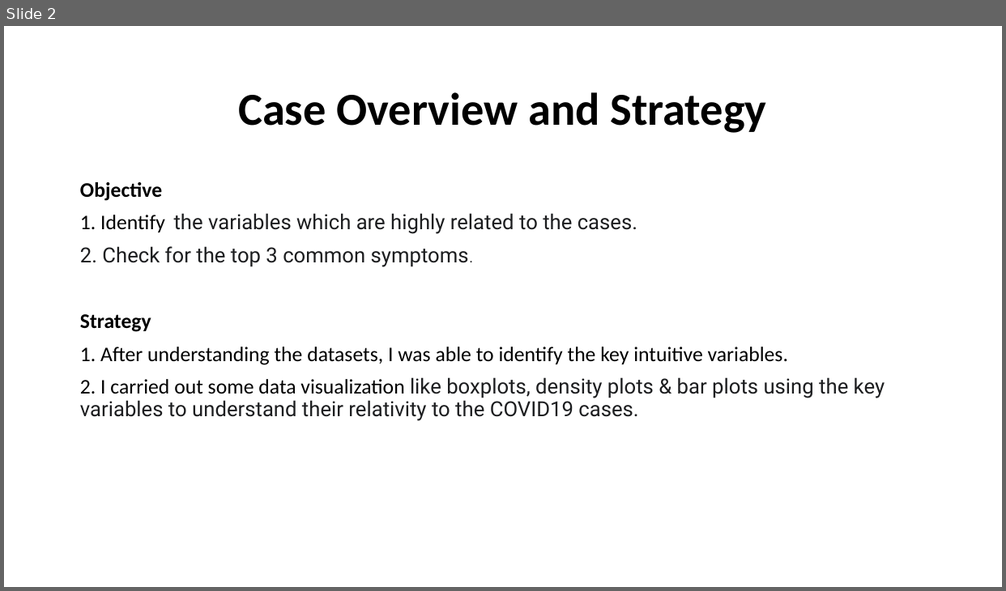
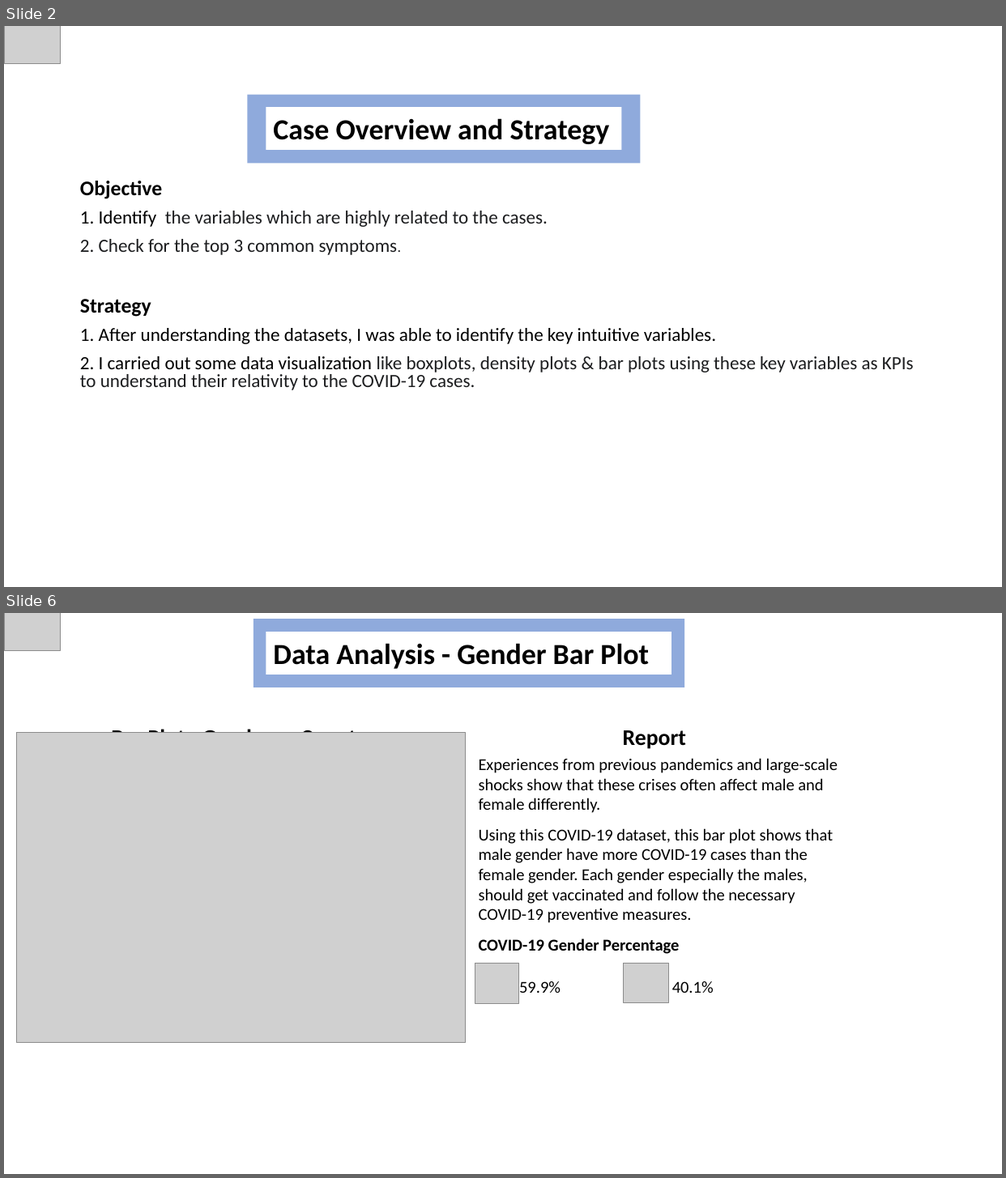
Before and after one commit to SireGift/Exploratory_Data_Analysis_for_COVID19, a slide deck: COVID19_Dataset_Report.pptx. Shown one above the other, each under a label of ours: slide 2 before the commit, slides 2 and 6 after it; the slides between them are not shown. The pictures are 1006x591 and 1006x1178 pixels, drawn with LibreOffice and Linux fonts; fonts in the diff are those of the drawing; grey boxes stand for pictures. Boxes give left, top, right and bottom in pixels: in the first picture for what was removed or moved away, otherwise in the second. Text is boxed around its words. In the diff, an @@ line names an element or a change of style, - is before the commit and + after.

```diff
--- a/COVID19_Dataset_Report.pptx
+++ b/COVID19_Dataset_Report.pptx
@@ slide 6 added at bbox=[4, 613, 1002, 1174], background #FFFFFF @@
@@ picture added at bbox=[4, 613, 60, 650] @@
@@ rectangle added at bbox=[253, 619, 684, 688], fill #8FAADC @@
@@ rectangle added at bbox=[266, 632, 671, 675], fill #FFFFFF, 28 pt, text #000000, bold @@
+Data Analysis - Gender Bar Plot
@@ picture added at bbox=[17, 733, 466, 1043] @@
@@ text added at bbox=[111, 726, 356, 733], 21.6 pt, text #000000, bold @@
+Bar Plot - Gender vs Count
@@ text added at bbox=[623, 730, 686, 749], 21.6 pt, text #000000, bold @@
+Report
@@ text added at bbox=[479, 758, 837, 954], 16 pt, text #000000 @@
+Experiences from previous pandemics and large-scale shocks show that these crises often affect male and female differently.
+Using this COVID-19 dataset, this bar plot shows that male gender have more COVID-19 cases than the female gender. Each gender especially the males, should get vaccinated and follow the necessary COVID-19 preventive measures.
+COVID-19 Gender Percentage
@@ picture added at bbox=[475, 964, 518, 1003] @@
@@ picture added at bbox=[624, 964, 669, 1003] @@
@@ text added at bbox=[519, 982, 560, 993], 16 pt, text #000000 @@
+59.9%
@@ text added at bbox=[672, 982, 714, 993], 16 pt, text #000000 @@
+40.1%
@@ slide 2 changed as well @@
@@ picture added at bbox=[4, 26, 60, 63] @@
@@ rectangle added at bbox=[247, 95, 641, 164], fill #8FAADC, 18 pt, text #FFFFFF @@
+d
@@ rectangle "Case Overview and Strategy": place and size @@
-rectangle "Case Overview and Strategy" at bbox=[238, 92, 766, 133]
+rectangle "Case Overview and Strategy" at bbox=[266, 107, 621, 149]
@@ rectangle "Case Overview and Strategy" at bbox=[266, 107, 621, 149]: size 44 to 28 pt; alignment centre to left; line spacing 0.9 to 1; vertical alignment middle to top; fill none to #FFFFFF @@
@@ text at bbox=[80, 181, 716, 344]: size 20 to 18 pt in "1. Identify the variables which are highly ...", "2. Check for the top 3 common ...", "1. After understanding the datasets, I was ..."; font Roboto to Calibri in "the variables which are highly related to ...", "2. Check for the top 3 common ..."; line spacing 0.9 to 0.8 @@
@@ text at bbox=[80, 356, 914, 390]: text changed; size 20 to 18 pt; font Roboto to Calibri @@
-2. I carried out some data visualization like boxplots, density plots & bar plots using the key variables to understand their relativity to the COVID19 cases.
+2. I carried out some data visualization like boxplots, density plots & bar plots using these key variables as KPIs to understand their relativity to the COVID-19 cases.
```
Also in this commit, not shown: 3 other slides changed, 2 other slides added, 1 slide removed, 1 other file.
